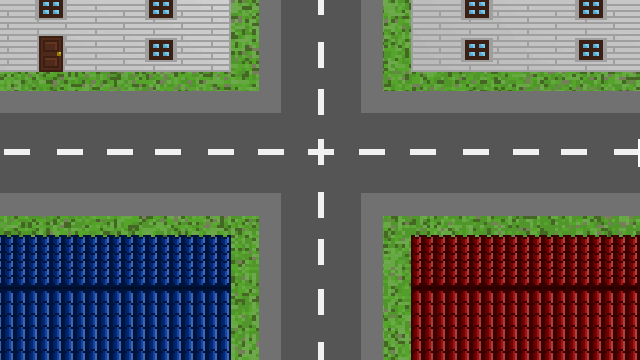
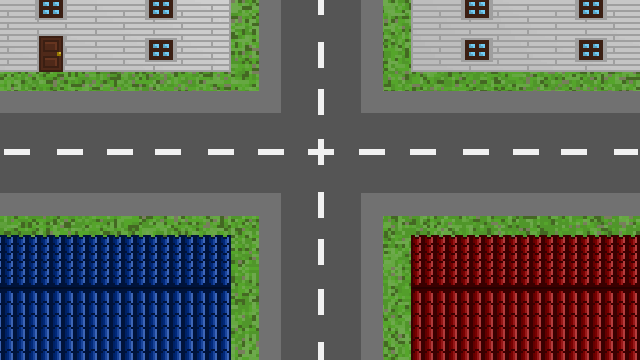
Layers edited between the first and the second 640px x 360px image:
painted on "background.png" over (638, 139, 640, 167)
